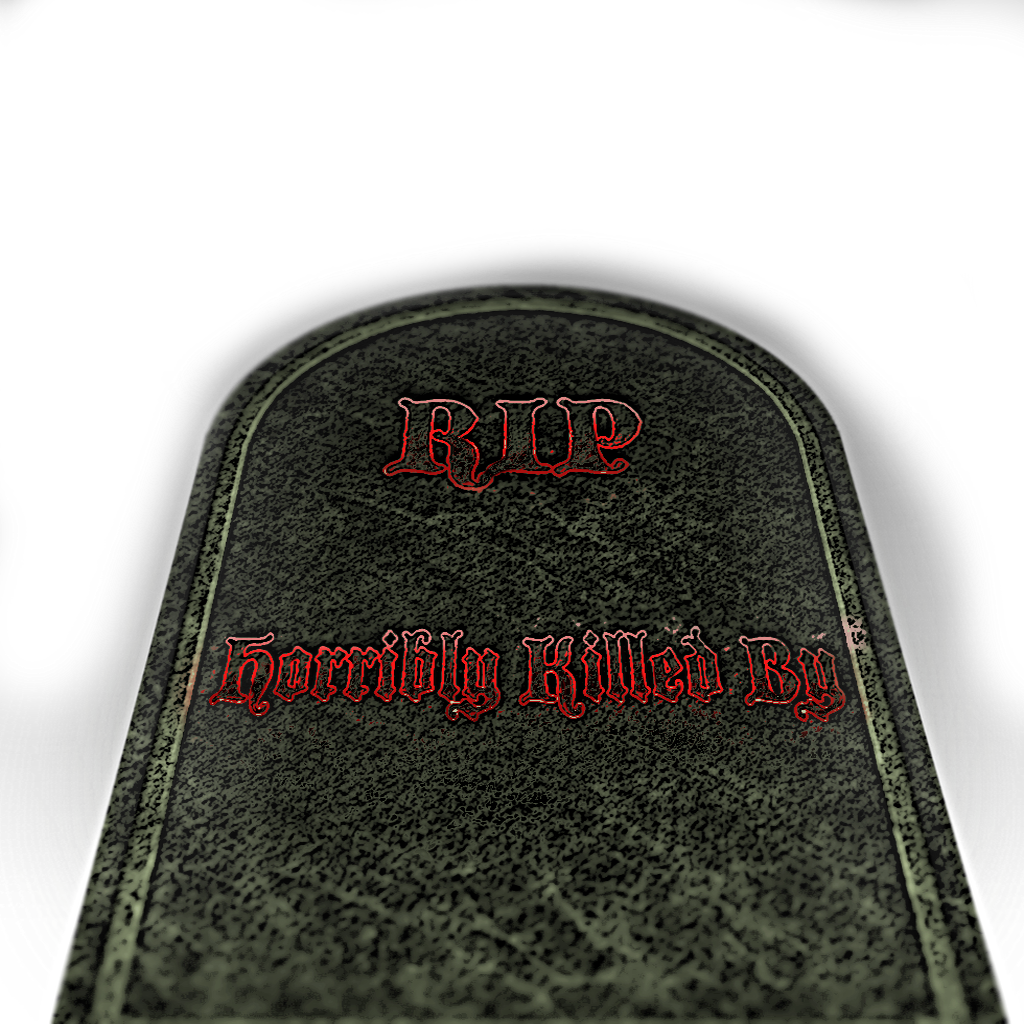
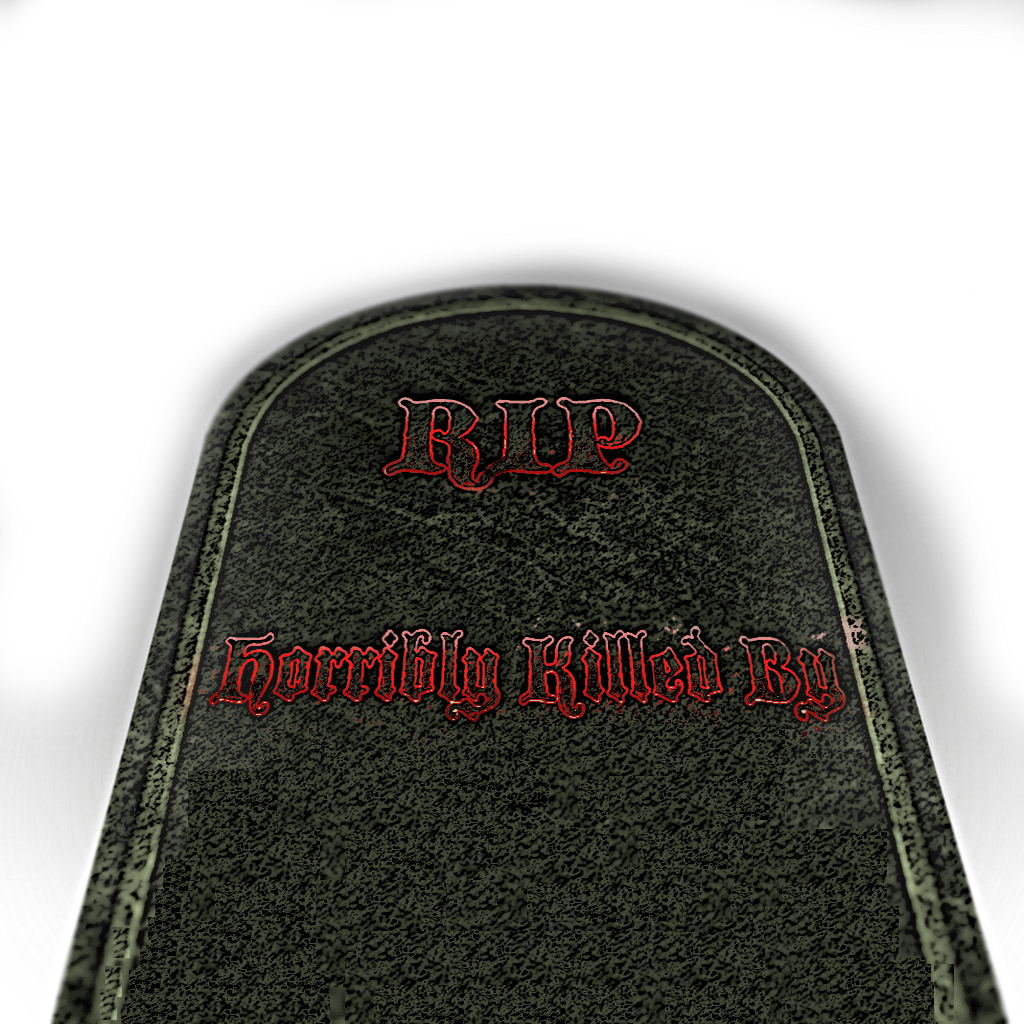
The second w=1024, h=1024 image is a revision of the first. Changes to its layers:
painted on "Layer #3" over (100, 726, 954, 1024)
